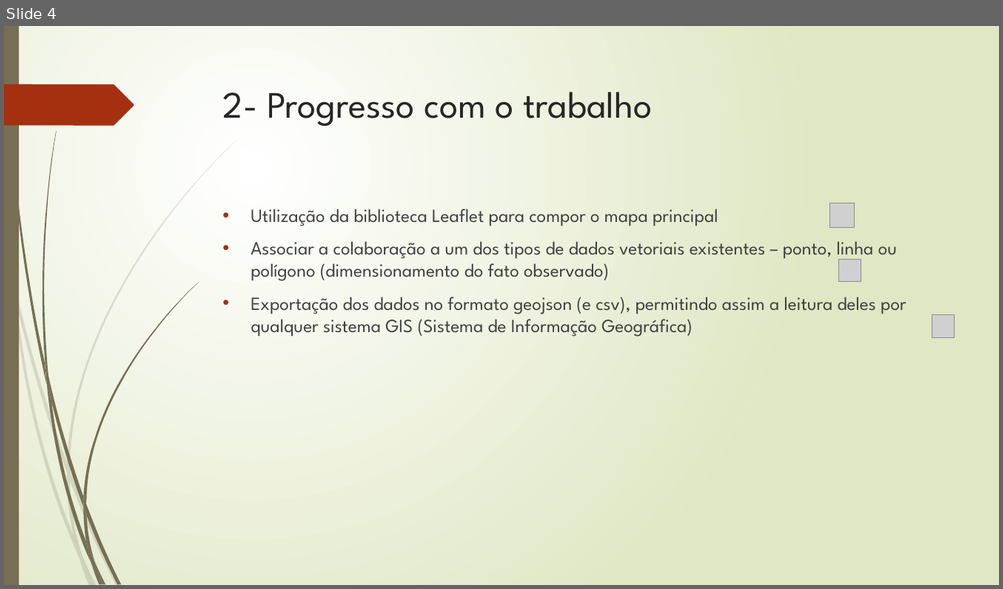
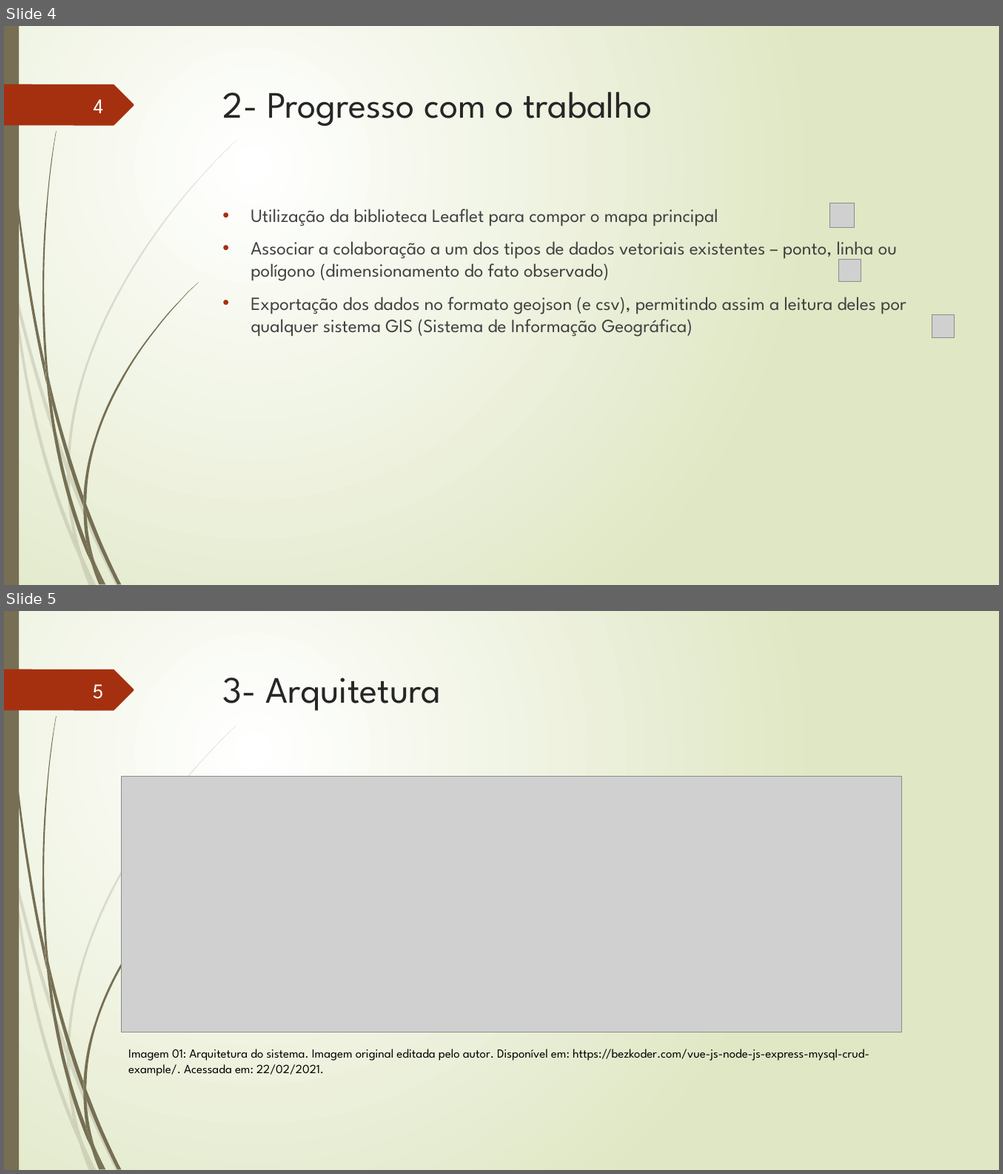
Before and after one commit to TavaresCarlos/TCC, a slide deck: apresentação-do-sistema/apresentação-02.pptx. Shown one above the other, each under a label of ours: slide 4 before the commit, slides 4 and 5 after it. The pictures are 1003x589 and 1003x1174 pixels, drawn with LibreOffice and Linux fonts; fonts in the diff are those of the drawing; grey boxes stand for pictures. Boxes give left, top, right and bottom in pixels: in the first picture for what was removed or moved away, otherwise in the second. Text is boxed around its words. In the diff, an @@ line names an element or a change of style, - is before the commit and + after.

```diff
--- a/apresentação-do-sistema/apresentação-02.pptx
+++ b/apresentação-do-sistema/apresentação-02.pptx
@@ slide 5 added at [4, 611, 999, 1170], background gradient #FFFFFF to #DFE8C4; not listed: 24 template elements that a slide beside it also shows @@
@@ page number added at [93, 684, 104, 699], 20 pt, text #FEFFFF @@
+5
@@ title added at [223, 678, 441, 711], 36 pt, text #262626 @@
+3- Arquitetura
@@ picture added at [121, 777, 902, 1034] @@
@@ text added at [128, 1049, 869, 1076], 12 pt, text #000000 @@
+Imagem 01: Arquitetura do sistema. Imagem original editada pelo autor. Disponível em: https://bezkoder.com/vue-js-node-js-express-mysql-crud-example/. Acessada em: 22/02/2021.
@@ slide 4 changed as well @@
@@ page number added at [94, 99, 104, 113], 20 pt, text #FEFFFF @@
+4
```
Also in this commit, not shown: 6 other slides changed, 12 other files.
